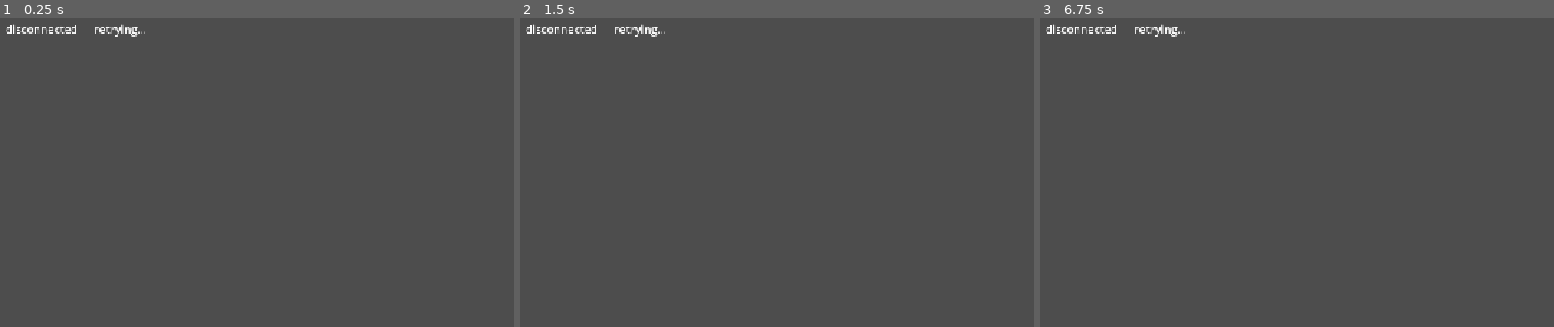
Above: before the commit, frames 1-3 (left to right).
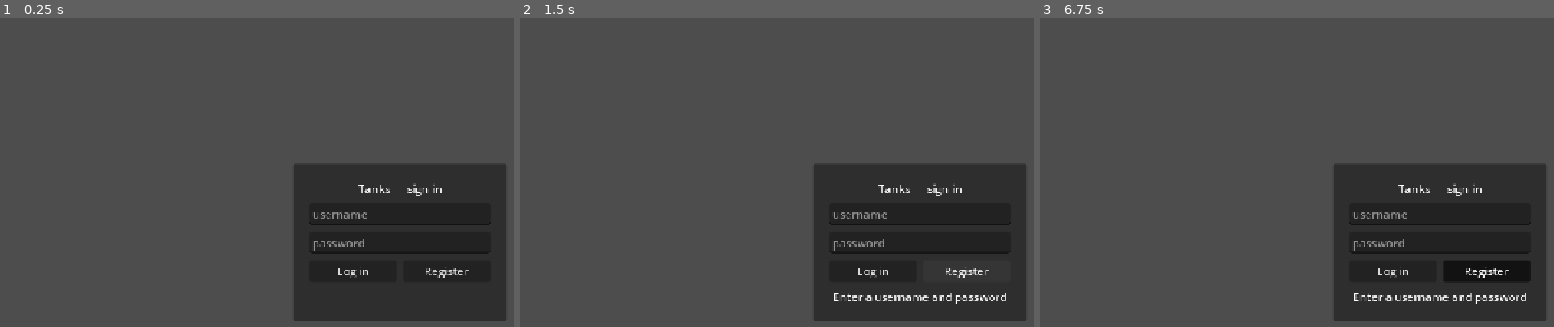
Above: after the commit, the same moments.

Repository: dbrizov/tanks
Game: Godot game, scene res://scenes/Login.tscn
Two runs of this game, one before a commit and one after it. Both use one fixed random seed, a clock stepped at 60 frames per second and the inputs below. Before the commit the project starts from res://scenes/Main.tscn.
Inputs (mouse positions are in pixels of both pictures, inside the frame that each line leads up to):
- Up to frame 1 (0.25 s): no input
- Up to frame 2 (1.5 s): click (874, 271) at 0.5 s, where only the run after the commit has a clickable "Log in"; click (967, 271) at 1.25 s, where only the run after the commit has a clickable "Register"
- Up to frame 3 (6.75 s): tap Enter at 2, 3.5, 5 s; move the mouse to (outside the picture) at 2.02 s; hold D (right) 2.03-2.78 s; hold Space (fire) 2.03-2.78 s; move the mouse to (1281, 265) at 2.77 s; hold S (down) 2.78-3.53 s; tap Space (fire) at 2.85, 4.35, 5.85 s; move the mouse to (1518, 144) at 3.52 s; hold D (right) 3.53-4.28 s; hold Space (fire) 3.53-4.28 s; move the mouse to (outside the picture) at 4.27 s; hold W (up) 4.28-5.03 s; move the mouse to (outside the picture) at 5.02 s; hold Space (fire) 5.03-5.78 s; hold A (left) 5.03-6.53 s; move the mouse to (1199, 175) at 5.77 s; move the mouse to (1482, 243) at 6.52 s; hold S (down) from 6.53 s (still down); hold Space (fire) from 6.53 s (still down)

The runs differ from the first frame. In frame 1, 21% of the frame differs, in the area x 1-99%, y 1-99%; in frame 2, 20%; in frame 3, 21%.

Commit message:
[Server][Client][Auth] Wire the client with the auth and server

Diff:
--- a/client/godot/project.godot
+++ b/client/godot/project.godot
@@ -11,9 +11,13 @@
 [application]
 
 config/name="tanks"
-run/main_scene="res://scenes/Main.tscn"
+run/main_scene="res://scenes/Login.tscn"
 config/features=PackedStringArray("4.7", "GL Compatibility")
 config/icon="res://icon.svg"
+
+[autoload]
+
+Session="*res://scripts/session.gd"
 
 [display]
 
--- /dev/null
+++ b/client/godot/scenes/Login.tscn
@@ -0,0 +1,71 @@
+[gd_scene format=3 uid="uid://ki0dnsuooau7"]
+
+[ext_resource type="Script" uid="uid://i4fdjj4713es" path="res://scripts/login.gd" id="1_login"]
+
+[node name="Login" type="Control" unique_id=231637732]
+layout_mode = 3
+anchors_preset = 15
+anchor_right = 1.0
+anchor_bottom = 1.0
+grow_horizontal = 2
+grow_vertical = 2
+script = ExtResource("1_login")
+
+[node name="Center" type="CenterContainer" parent="." unique_id=1608161797]
+layout_mode = 1
+anchors_preset = 15
+anchor_right = 1.0
+anchor_bottom = 1.0
+grow_horizontal = 2
+grow_vertical = 2
+
+[node name="Panel" type="PanelContainer" parent="Center" unique_id=1780732717]
+layout_mode = 2
+
+[node name="Margin" type="MarginContainer" parent="Center/Panel" unique_id=661860720]
+layout_mode = 2
+theme_override_constants/margin_left = 24
+theme_override_constants/margin_top = 24
+theme_override_constants/margin_right = 24
+theme_override_constants/margin_bottom = 24
+
+[node name="VBox" type="VBoxContainer" parent="Center/Panel/Margin" unique_id=1785927133]
+layout_mode = 2
+theme_override_constants/separation = 10
+
+[node name="Title" type="Label" parent="Center/Panel/Margin/VBox" unique_id=2086733043]
+layout_mode = 2
+text = "Tanks — sign in"
+horizontal_alignment = 1
+
+[node name="Username" type="LineEdit" parent="Center/Panel/Margin/VBox" unique_id=1685666509]
+custom_minimum_size = Vector2(260, 0)
+layout_mode = 2
+placeholder_text = "username"
+
+[node name="Password" type="LineEdit" parent="Center/Panel/Margin/VBox" unique_id=678771652]
+layout_mode = 2
+placeholder_text = "password"
+secret = true
+
+[node name="Buttons" type="HBoxContainer" parent="Center/Panel/Margin/VBox" unique_id=499997687]
+layout_mode = 2
+theme_override_constants/separation = 10
+
+[node name="Login" type="Button" parent="Center/Panel/Margin/VBox/Buttons" unique_id=1480528256]
+layout_mode = 2
+size_flags_horizontal = 3
+text = "Log in"
+
+[node name="Register" type="Button" parent="Center/Panel/Margin/VBox/Buttons" unique_id=266088943]
+layout_mode = 2
+size_flags_horizontal = 3
+text = "Register"
+
+[node name="Status" type="Label" parent="Center/Panel/Margin/VBox" unique_id=1181036122]
+custom_minimum_size = Vector2(260, 0)
+layout_mode = 2
+horizontal_alignment = 1
+autowrap_mode = 2
+
+[node name="Http" type="HTTPRequest" parent="." unique_id=154927359]
--- a/client/godot/scenes/Tank.tscn
+++ b/client/godot/scenes/Tank.tscn
@@ -1,24 +1,34 @@
-[gd_scene load_steps=2 format=3 uid="uid://c0tank0godot01"]
+[gd_scene format=3 uid="uid://2hrfnemsttto"]
 
-[ext_resource type="Script" path="res://scripts/tank.gd" id="1_tank"]
+[ext_resource type="Script" uid="uid://bt6l1up2py0vi" path="res://scripts/tank.gd" id="1_tank"]
 
-[node name="Tank" type="Node2D"]
+[node name="Tank" type="Node2D" unique_id=1951441530]
 script = ExtResource("1_tank")
 
-[node name="Body" type="Polygon2D" parent="."]
+[node name="Body" type="Polygon2D" parent="." unique_id=1825955473]
 color = Color(0.27, 0.67, 1, 1)
 polygon = PackedVector2Array(-15, -13, 15, -13, 15, 13, -15, 13)
 
-[node name="Barrel" type="Polygon2D" parent="."]
+[node name="Barrel" type="Polygon2D" parent="." unique_id=1991992485]
 color = Color(0.9, 0.9, 0.9, 1)
 polygon = PackedVector2Array(0, -3, 24, -3, 24, 3, 0, 3)
 
-[node name="HpBarBg" type="Polygon2D" parent="."]
-position = Vector2(-15, -22)
+[node name="HpBarBg" type="Polygon2D" parent="." unique_id=376588923]
+position = Vector2(-15, -27)
 color = Color(0.15, 0.15, 0.15, 1)
 polygon = PackedVector2Array(0, -2, 30, -2, 30, 2, 0, 2)
 
-[node name="HpBarFill" type="Polygon2D" parent="."]
-position = Vector2(-15, -22)
+[node name="HpBarFill" type="Polygon2D" parent="." unique_id=580913534]
+position = Vector2(-15, -27)
 color = Color(0.2, 0.85, 0.3, 1)
 polygon = PackedVector2Array(0, -2, 30, -2, 30, 2, 0, 2)
+
+[node name="Name" type="Label" parent="." unique_id=767944654]
+offset_left = -60.0
+offset_top = -52.0
+offset_right = 60.0
+offset_bottom = -29.0
+theme_override_font_sizes/font_size = 10
+text = "dbrizov"
+horizontal_alignment = 1
+vertical_alignment = 2
--- /dev/null
+++ b/client/godot/scripts/login.gd
@@ -0,0 +1,91 @@
+extends Control
+
+var _pending_login := false
+
+@onready var _username: LineEdit = $Center/Panel/Margin/VBox/Username
+@onready var _password: LineEdit = $Center/Panel/Margin/VBox/Password
+@onready var _login_button: Button = $Center/Panel/Margin/VBox/Buttons/Login
+@onready var _register_button: Button = $Center/Panel/Margin/VBox/Buttons/Register
+@onready var _status: Label = $Center/Panel/Margin/VBox/Status
+@onready var _http: HTTPRequest = $Http
+
+
+func _ready() -> void:
+	Session.clear()
+	_http.request_completed.connect(_on_request_completed)
+	_login_button.pressed.connect(_on_login_pressed)
+	_register_button.pressed.connect(_on_register_pressed)
+	_password.text_submitted.connect(func(_t): _on_login_pressed())
+
+
+func _on_login_pressed() -> void:
+	_submit("/login", true)
+
+
+func _on_register_pressed() -> void:
+	_submit("/register", false)
+
+
+func _submit(path: String, is_login: bool) -> void:
+	var username := _username.text.strip_edges()
+	var password := _password.text
+	if username.is_empty() or password.is_empty():
+		_status.text = "Enter a username and password"
+		return
+
+	_pending_login = is_login
+	_set_busy(true)
+	_status.text = "Logging in…" if is_login else "Registering…"
+
+	var body := JSON.stringify({"username": username, "password": password})
+	var headers := ["Content-Type: application/json"]
+	var err := _http.request(Session.auth_url + path, headers, HTTPClient.METHOD_POST, body)
+	if err != OK:
+		_set_busy(false)
+		_status.text = "Request failed to start (err %d)" % err
+
+
+func _on_request_completed(
+	result: int, code: int, _headers: PackedStringArray, body: PackedByteArray
+) -> void:
+	_set_busy(false)
+
+	if result != HTTPRequest.RESULT_SUCCESS:
+		_status.text = "Cannot reach auth service"
+		return
+
+	if _pending_login:
+		_handle_login_response(code, body)
+	else:
+		_handle_register_response(code)
+
+
+func _handle_login_response(code: int, body: PackedByteArray) -> void:
+	if code == 200:
+		var data = JSON.parse_string(body.get_string_from_utf8())
+		if typeof(data) == TYPE_DICTIONARY and data.has("token"):
+			Session.token = str(data.token)
+			Session.username = _username.text.strip_edges()
+			get_tree().change_scene_to_file("res://scenes/Main.tscn")
+			return
+		_status.text = "Unexpected response from server"
+	elif code == 401 or code == 403:
+		_status.text = "Invalid username or password"
+	else:
+		_status.text = "Login failed (HTTP %d)" % code
+
+
+func _handle_register_response(code: int) -> void:
+	if code == 201 or code == 200:
+		_status.text = "Registered — now log in"
+	elif code == 409:
+		_status.text = "Username already taken"
+	elif code == 400:
+		_status.text = "username min 3, password min 8 characters"
+	else:
+		_status.text = "Register failed (HTTP %d)" % code
+
+
+func _set_busy(busy: bool) -> void:
+	_login_button.disabled = busy
+	_register_button.disabled = busy
--- a/client/godot/scripts/net.gd
+++ b/client/godot/scripts/net.gd
@@ -5,11 +5,10 @@
 
 @export var tank_scene: PackedScene = preload("res://scenes/Tank.tscn")
 @export var projectile_scene: PackedScene = preload("res://scenes/Projectile.tscn")
-@export var server_url := "ws://localhost:8080/play"
 
 var _socket := WebSocketPeer.new()
 var _tanks := {}  # PlayerId (String) -> Tank node
-var _projectiles := {}  # projectile id (String) -> Projectile node
+var _projectiles := {}  # Projectile id (String) -> Projectile node
 var _self_id := ""
 var _send_accum := 0.0
 var _reconnect_accum := 0.0
@@ -20,7 +19,10 @@
 
 
 func _ready() -> void:
-	_socket.connect_to_url(server_url)
+	if Session.token.is_empty():
+		get_tree().change_scene_to_file("res://scenes/Login.tscn")
+		return
+	_socket.connect_to_url(Session.play_url())
 
 
 func _process(delta: float) -> void:
@@ -33,16 +35,16 @@
 			_drain_packets()
 
 		WebSocketPeer.STATE_CLOSED:
-			_status.text = "disconnected — retrying…"
+			_status.text = "Disconnected — retrying…"
 			_reconnect_accum += delta
 			if _reconnect_accum >= RECONNECT_DELAY:
 				_reconnect_accum = 0.0
 				_reset()
 				_socket = WebSocketPeer.new()
-				_socket.connect_to_url(server_url)
+				_socket.connect_to_url(Session.play_url())
 
 		_:
-			_status.text = "connecting…"
+			_status.text = "Connecting…"
 
 
 func _send_intent(delta: float) -> void:
@@ -93,6 +95,7 @@
 			tank = tank_scene.instantiate()
 			_tanks_root.add_child(tank)
 			_tanks[id] = tank
+			tank.set_label(id)
 
 		var pos: Vector2 = Vector2(tank_data.x, tank_data.y)
 		var rot_body: float = tank_data.rb
@@ -142,9 +145,9 @@
 			return a_id < b_id  # stable tiebreak by id so equal scores don't reshuffle
 	)
 
-	var lines := ["connected | tanks %d" % ids.size()]
+	var lines := ["Connected | Tanks %d" % ids.size()]
 	for id in ids:
-		var who: String = "you" if id == _self_id else str(id)
+		var who: String = str(id)
 		lines.append("%s: %d" % [who, scores[id]])
 
 	_status.text = "\n".join(lines)
--- /dev/null
+++ b/client/godot/scripts/session.gd
@@ -0,0 +1,14 @@
+extends Node
+
+var token := ""
+var username := ""
+var auth_url := "http://localhost:8081"
+var server_url := "ws://localhost:8080/play"
+
+func play_url() -> String:
+	return "%s?token=%s" % [server_url, token.uri_encode()]
+
+
+func clear() -> void:
+	token = ""
+	username = ""
--- a/client/godot/scripts/tank.gd
+++ b/client/godot/scripts/tank.gd
@@ -1,6 +1,10 @@
 extends Node2D
 
 const MAX_HP := 100.0
+
+
+func set_label(text: String) -> void:
+	$Name.text = text
 
 
 func set_state(pos: Vector2, rot_body: float, rot_aim: float, hp: int) -> void:
Not shown, added: client/godot/scripts/login.gd.uid
Not shown, added: client/godot/scripts/session.gd.uid
Not shown, changed: auth/src/main/java/com/dbrizov/tanks/auth/config/SecurityConfig.java
Not shown, changed: auth/src/main/java/com/dbrizov/tanks/auth/services/JwtService.java
Not shown, changed: server/auth.go
Not shown, changed: server/go.mod
Not shown, changed: server/go.sum
